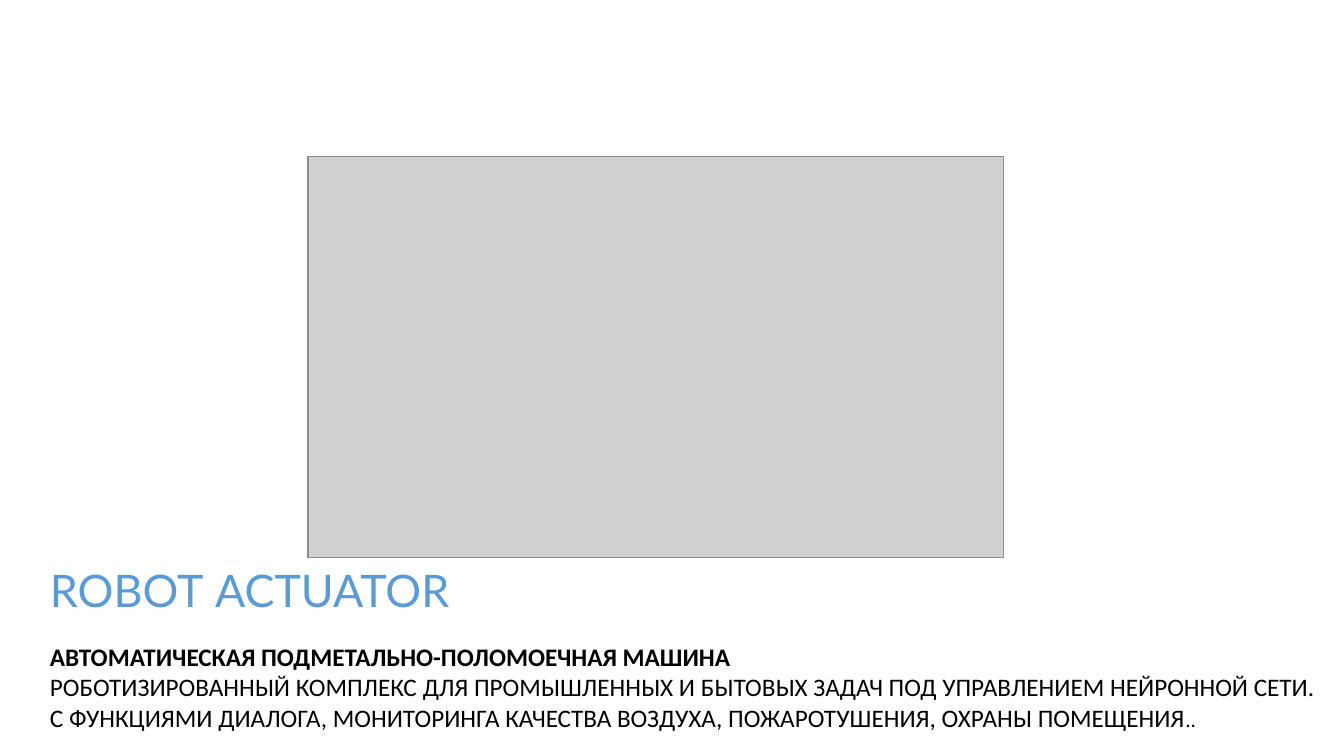
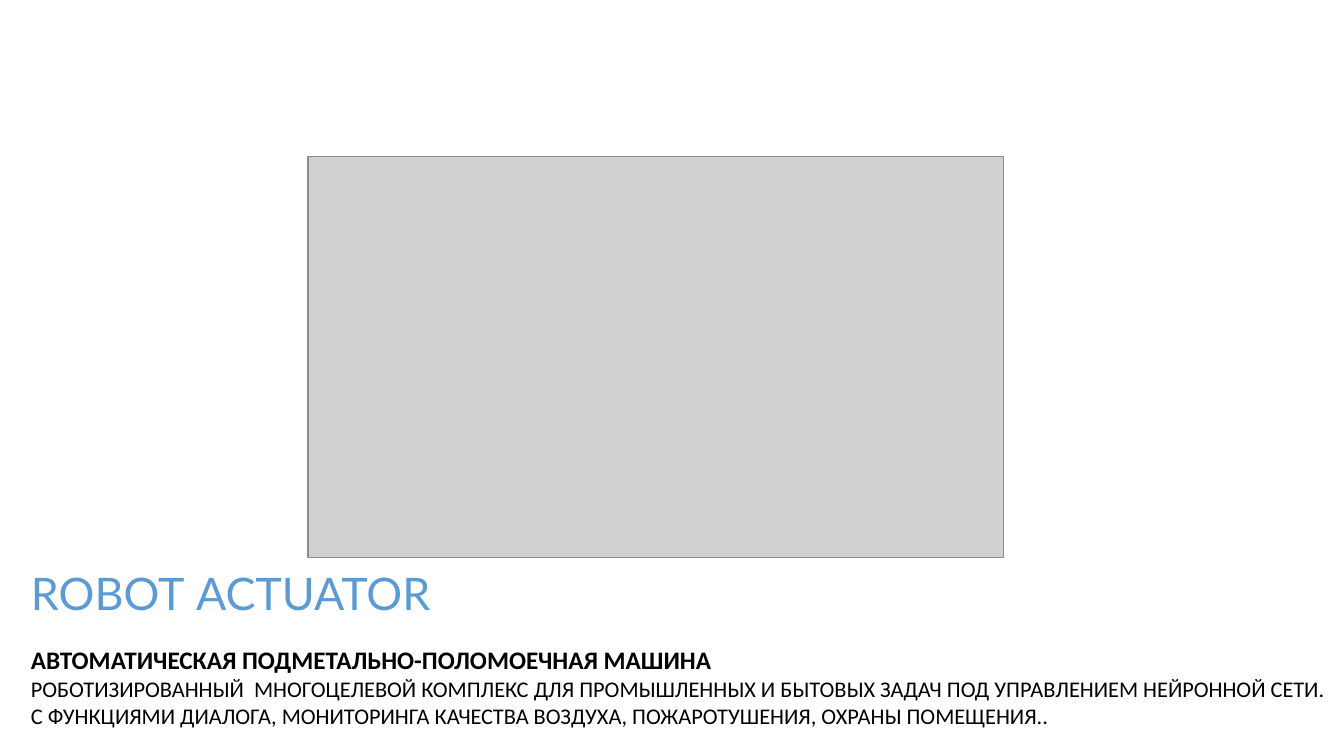
Before and after one commit to iACTUATOR/iactuator.ru, a slide deck: slide 1 of actuator.pptx. Drawn at 1344x756 pixels with LibreOffice and Linux fonts; fonts in the diff are those of the drawing; grey boxes stand for pictures. Boxes give left, top, right and bottom in pixels: in the first picture for what was removed or moved away, otherwise in the second. Text is boxed around its words. In the diff, an @@ line names an element or a change of style, - is before the commit and + after.

```diff
--- a/actuator.pptx
+++ b/actuator.pptx
@@ text "ROBOT ACTUATOR": place and size @@
-text "ROBOT ACTUATOR" at (50, 574, 1314, 731)
+text "ROBOT ACTUATOR" at (31, 577, 1324, 728)
@@ text at (31, 679, 1324, 728): text changed; size 18 to 16 pt @@
-РОБОТИЗИРОВАННЫЙ КОМПЛЕКС ДЛЯ ПРОМЫШЛЕННЫХ И БЫТОВЫХ ЗАДАЧ ПОД УПРАВЛЕНИЕМ НЕЙРОННОЙ СЕТИ.
-С ФУНКЦИЯМИ ДИАЛОГА, МОНИТОРИНГА КАЧЕСТВА ВОЗДУХА, ПОЖАРОТУШЕНИЯ, ОХРАНЫ ПОМЕЩЕНИЯ..
+РОБОТИЗИРОВАННЫЙ МНОГОЦЕЛЕВОЙ КОМПЛЕКС ДЛЯ ПРОМЫШЛЕННЫХ И БЫТОВЫХ ЗАДАЧ ПОД УПРАВЛЕНИЕМ НЕЙРОННОЙ СЕТИ. С ФУНКЦИЯМИ ДИАЛОГА, МОНИТОРИНГА КАЧЕСТВА ВОЗДУХА, ПОЖАРОТУШЕНИЯ, ОХРАНЫ ПОМЕЩЕНИЯ..
```
Also in this commit, not shown: 1 other file.
